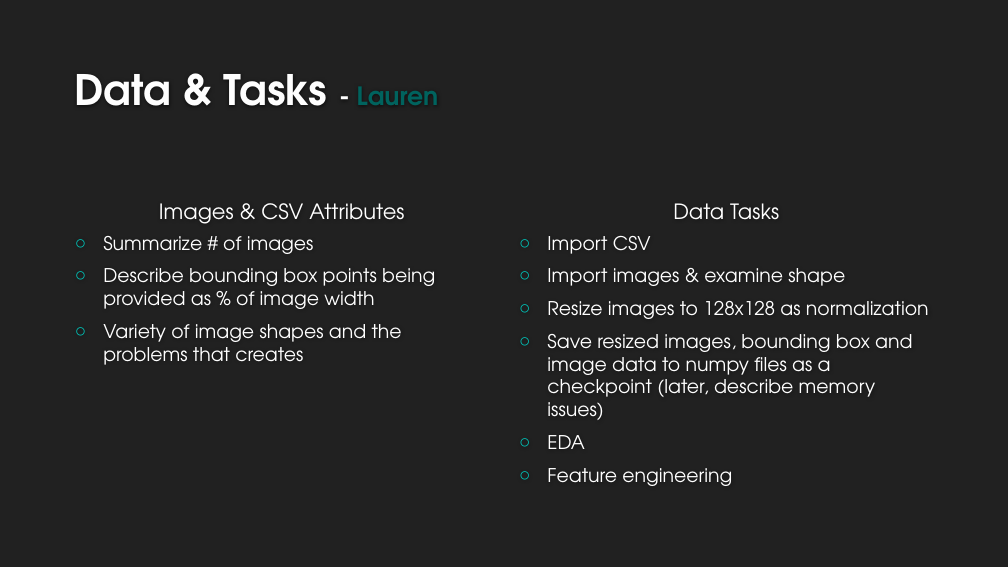
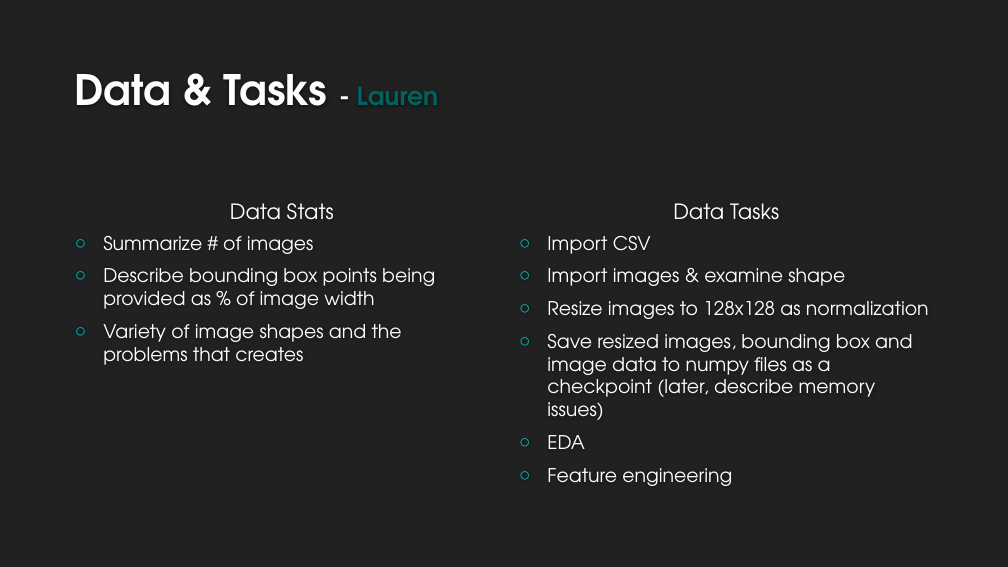
Before and after one commit to LaurenMadar/AML-finalgroup2, a slide deck: slide 4 of other/Group2_Phase1.pptx. Drawn at 1008x567 pixels with LibreOffice and Linux fonts; fonts in the diff are those of the drawing; background and template pictures are left out. Boxes give left, top, right and bottom in pixels: in the first picture for what was removed or moved away, otherwise in the second. Text is boxed around its words. In the diff, an @@ line names an element or a change of style, - is before the commit and + after.

Commit message:
Updated data sections

```diff
--- a/other/Group2_Phase1.pptx
+++ b/other/Group2_Phase1.pptx
@@ text at <box>230,203,334,220</box>: text changed @@
-Images & CSV Attributes
+Data Stats
```
Also in this commit, not shown: 2 other slides changed, 2 slides added.
